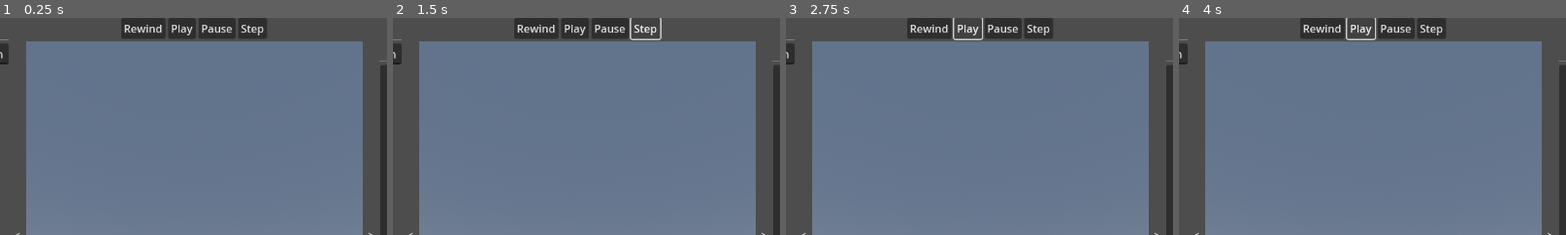
Above: before the commit, frames 1-4 (left to right).
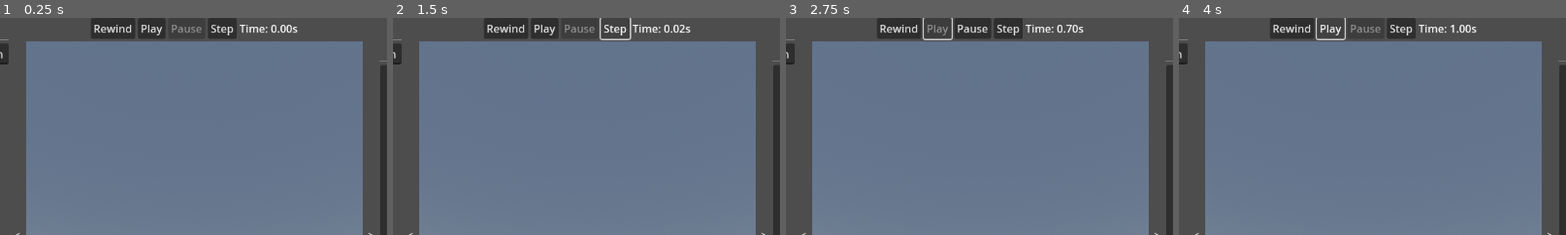
Above: after the commit, the same moments.

Repository: the-user-created/FERS_UI
Game: Godot game, scene res://scenes/main.tscn
Same seed, same stepped clock (60 frames per second), same inputs: the game is played once before the commit and once after it.
Inputs:
- Up to frame 1 (0.25 s): no input
- Up to frame 2 (1.5 s): click "Rewind" at 0.5 s; click "Step" at 1.25 s
- Up to frame 3 (2.75 s): click "Play" at 2 s
- Up to frame 4 (4 s): click "Pause" at 2.75 s; click "Play" at 3.5 s
The pictures show only the part of the screen within x 25-75%, y 0-50%; the shares and areas given below are measured in that part.

The runs differ from the first frame. In frame 1, 2.2% of the frame differs, in the area x 23-77%, y 0-10%; in frame 2, 1.9%; in frame 3, 2.4%; in frame 4, 2.4%, in the area x 23-77%, y 0-11%.

Commit message:
feat: implement basic animation of platform motion paths

Diff:
--- a/scenes/main.tscn
+++ b/scenes/main.tscn
@@ -46,20 +46,29 @@
 alignment = 1
 
 [node name="rewind_button" type="Button" parent="main_layout/middle_view_container/playback_controls"]
+unique_name_in_owner = true
 layout_mode = 2
 text = "Rewind"
 
 [node name="play_button" type="Button" parent="main_layout/middle_view_container/playback_controls"]
+unique_name_in_owner = true
 layout_mode = 2
 text = "Play"
 
 [node name="pause_button" type="Button" parent="main_layout/middle_view_container/playback_controls"]
+unique_name_in_owner = true
 layout_mode = 2
 text = "Pause"
 
 [node name="step_button" type="Button" parent="main_layout/middle_view_container/playback_controls"]
+unique_name_in_owner = true
 layout_mode = 2
 text = "Step"
+
+[node name="time_label" type="Label" parent="main_layout/middle_view_container/playback_controls"]
+unique_name_in_owner = true
+layout_mode = 2
+text = "Time: 0.00s"
 
 [node name="world_3d_view" parent="main_layout/middle_view_container" instance=ExtResource("3_r0du0")]
 unique_name_in_owner = true
--- a/scripts/data/simulation_data.gd
+++ b/scripts/data/simulation_data.gd
@@ -13,10 +13,17 @@
 signal property_preview_updated(element_id: String, property_key: String, new_value: Variant)
 ## Emitted when a new element is selected in the UI. The payload is the element's ID.
 signal element_selected(element_id: String)
+## Emitted when the simulation time is updated during playback.
+signal simulation_time_updated(new_time: float)
+## Emitted when playback starts or stops.
+signal playback_state_changed(is_playing: bool)
 # The single source of truth for all data.
 var _simulation_elements_data: Dictionary = {}
 # The ID of the currently selected element.
 var _selected_element_id: String = ""
+# --- Playback State ---
+var simulation_time: float = 0.0
+var is_playing: bool = false
 
 var _id_counters: Dictionary = {
 	"platform": 0,
@@ -43,6 +50,17 @@
 	}
 
 
+func _process(delta: float) -> void:
+	if is_playing:
+		var end_time: float = get_element_data("sim_params").get("end_time", 1.0)
+		simulation_time += delta
+		if simulation_time >= end_time:
+			simulation_time = end_time
+			pause() # Stop playback at the end
+
+		emit_signal("simulation_time_updated", simulation_time)
+
+
 # --- Public API for Data Manipulation ---
 func create_new_element(element_type: String) -> void:
 	if not _id_counters.has(element_type):
@@ -55,7 +73,7 @@
 	var new_element_id: String = "%s_%d" % [element_type, new_id_num]
 	var new_element_name: String = "%s_%d" % [element_type.capitalize(), new_id_num]
 
-	# Get default data (this was already well-designed)
+	# Get default data
 	var new_data_entry: Dictionary = ElementDefaults.getDefaultData(element_type, new_element_name, new_element_id)
 	if new_data_entry.is_empty():
 		printerr("SimulationData: Failed to get default data for element type: ", element_type)
@@ -138,6 +156,36 @@
 		emit_signal("element_selected", _selected_element_id)
 
 
+# --- Public API for Playback Control ---
+func play() -> void:
+	var end_time: float = get_element_data("sim_params").get("end_time", 1.0)
+	# If playback is at the end, rewind before playing.
+	if simulation_time >= end_time:
+		rewind()
+
+	is_playing = true
+	emit_signal("playback_state_changed", is_playing)
+
+
+func pause() -> void:
+	is_playing = false
+	emit_signal("playback_state_changed", is_playing)
+
+
+func rewind() -> void:
+	pause()
+	var start_time: float = get_element_data("sim_params").get("start_time", 0.0)
+	simulation_time = start_time
+	emit_signal("simulation_time_updated", simulation_time)
+
+
+func step() -> void:
+	pause()
+	var end_time: float = get_element_data("sim_params").get("end_time", 1.0)
+	simulation_time = min(simulation_time + (1.0 / 60.0), end_time)
+	emit_signal("simulation_time_updated", simulation_time)
+
+
 # --- Public API for Data Access ---
 func get_element_data(element_id: String) -> Dictionary:
 	return _simulation_elements_data.get(element_id, {}).duplicate(true)
--- a/scripts/main.gd
+++ b/scripts/main.gd
@@ -11,11 +11,20 @@
 @onready var toggle_left_sidebar_button: Button = %toggle_left_sidebar_button
 @onready var toggle_right_sidebar_button: Button = %toggle_right_sidebar_button
 @onready var world_3d_view: World3DView = %world_3d_view
+@onready var rewind_button: Button = %rewind_button
+@onready var play_button: Button = %play_button
+@onready var pause_button: Button = %pause_button
+@onready var step_button: Button = %step_button
+@onready var time_label: Label = %time_label
 
 
 # --- GODOT VIRTUAL METHODS ---
 func _ready() -> void:
 	# Connect local UI interaction signals
+	rewind_button.pressed.connect(SimData.rewind)
+	play_button.pressed.connect(SimData.play)
+	pause_button.pressed.connect(SimData.pause)
+	step_button.pressed.connect(SimData.step)
 	toggle_left_sidebar_button.pressed.connect(_on_toggle_left_sidebar_button_pressed)
 	toggle_right_sidebar_button.pressed.connect(_on_toggle_right_sidebar_button_pressed)
 	right_sidebar.camera_focus_requested.connect(_on_camera_focus_requested)
@@ -23,6 +32,12 @@
 	# Set initial UI state
 	toggle_left_sidebar_button.text = "<" if left_sidebar.visible else ">"
 	toggle_right_sidebar_button.text = ">" if right_sidebar.visible else "<"
+	_on_playback_state_changed(SimData.is_playing)
+	_on_simulation_time_updated(SimData.simulation_time)
+
+	# Connect to SimData signals for playback UI
+	SimData.playback_state_changed.connect(_on_playback_state_changed)
+	SimData.simulation_time_updated.connect(_on_simulation_time_updated)
 
 	# Select default item. RightSidebar listens to SimulationData and will populate itself.
 	SimData.call_deferred("set_selected_element_id", "sim_name")
@@ -39,6 +54,15 @@
 
 func _on_camera_focus_requested(element_id: String) -> void:
 	world_3d_view.focus_on_element(element_id)
+
+
+func _on_playback_state_changed(is_playing: bool) -> void:
+	play_button.disabled = is_playing
+	pause_button.disabled = not is_playing
+
+
+func _on_simulation_time_updated(new_time: float) -> void:
+	time_label.text = "Time: %.2fs" % new_time
 
 
 # --- PRIVATE HELPER METHODS ---
--- a/scripts/views/world_3d_view.gd
+++ b/scripts/views/world_3d_view.gd
@@ -18,18 +18,25 @@
 var _camera_pitch: float = deg_to_rad(20.0) # Rotation around X-axis
 var _is_rotating: bool = false
 var _is_panning: bool = false
+var _cubic_dd_cache: Dictionary = {}
 
 
 func _ready() -> void:
 	stretch = true
 
 	# Connect to the global data store to react to data changes.
+	SimData.simulation_time_updated.connect(_update_all_platform_positions)
 	SimData.element_added.connect(_on_simulation_data_element_added)
 	SimData.element_updated.connect(_on_simulation_data_element_updated)
 	SimData.element_removed.connect(remove_platform_visualization)
 	SimData.property_preview_updated.connect(_on_simulation_data_property_preview_updated)
 
-	# Populate view with any pre-existing data (e.g. from a loaded file)
+	# Populate view with any pre-existing data (e.g. from a loaded file).
+	# `call_deferred` ensures the scene tree is fully ready.
+	call_deferred("_populate_and_position_initial_platforms")
+
+
+func _populate_and_position_initial_platforms() -> void:
 	var existing_platforms := SimData.get_elements_by_type("platform")
 	for platform_data in existing_platforms:
 		add_platform_visualization(platform_data)
@@ -43,6 +50,8 @@
 
 func _on_simulation_data_element_updated(element_id: String, element_data: Dictionary) -> void:
 	if element_data.type == "platform":
+		if _cubic_dd_cache.has(element_id):
+			_cubic_dd_cache.erase(element_id)
 		# This handles both position changes and other property updates.
 		update_platform_visualization_properties(element_id, element_data)
 
@@ -89,19 +98,12 @@
 
 	world_3d_root.add_child(platform_3d_vis_root)
 	update_platform_visualization_properties(element_id, platform_data)
+	_update_all_platform_positions(SimData.simulation_time)
 
 
 func update_platform_visualization_properties(element_id: String, platform_data: Dictionary) -> void:
 	var platform_node: Node3D = world_3d_root.get_node_or_null(element_id) as Node3D
 	if platform_node:
-		# Update position
-		var motion_path: Dictionary = platform_data.get("motion_path", {})
-		if motion_path.is_empty() or not motion_path.has("waypoints") or (motion_path.waypoints as Array).is_empty():
-			platform_node.position = Vector3.ZERO
-		else:
-			var first_waypoint: Dictionary = (motion_path.waypoints as Array)[0]
-			platform_node.position = _get_pos_from_waypoint(first_waypoint)
-
 		# Update color
 		var sphere := platform_node.get_node_or_null("Sphere") as CSGSphere3D
 		if sphere:
@@ -115,7 +117,7 @@
 			label.text = platform_data.get("name", "Unnamed")
 
 		# Update motion path visualization
-		_update_motion_path_visualization(platform_node, platform_data)
+		_update_motion_path_visualization(element_id, platform_data)
 	else:
 		printerr("World3DView: Platform 3D node '", element_id, "' not found for update.")
 
@@ -125,11 +127,45 @@
 	if platform_node:
 		platform_node.queue_free()
 
+	var path_node_name := "MotionPath_%s" % element_id
+	var path_node: Node3D = world_3d_root.get_node_or_null(path_node_name)
+	if path_node:
+		path_node.queue_free()
+
+	if _cubic_dd_cache.has(element_id):
+		_cubic_dd_cache.erase(element_id)
+
+
+func _update_all_platform_positions(time: float) -> void:
+	for node in world_3d_root.get_children():
+		if node is Node3D and node.name.begins_with("platform_"):
+			var element_id: String = node.name
+			var platform_data: Dictionary = SimData.get_element_data(element_id)
+			if platform_data.is_empty(): continue
+
+			var motion_path_data: Dictionary = platform_data.get("motion_path", {})
+			var waypoints: Array = motion_path_data.get("waypoints", [])
+			var interp_type: String = motion_path_data.get("interpolation", "static")
+
+			if waypoints.is_empty():
+				node.position = Vector3.ZERO
+				continue
+
+			var new_pos := Vector3.ZERO
+			match interp_type:
+				"static": new_pos = _get_pos_from_waypoint(waypoints[0])
+				"linear": new_pos = _get_position_linear(time, waypoints)
+				"cubic":
+					var dd := _get_or_calculate_cubic_dd(element_id, waypoints)
+					if not dd.is_empty():
+						new_pos = _get_position_cubic(time, waypoints, dd)
+			node.position = new_pos
+
 
 # --- Motion Path Visualization ---
-func _update_motion_path_visualization(platform_node: Node3D, platform_data: Dictionary) -> void:
-	var path_node_name := "MotionPath"
-	var path_node: Node3D = platform_node.get_node_or_null(path_node_name)
+func _update_motion_path_visualization(element_id: String, platform_data: Dictionary) -> void:
+	var path_node_name := "MotionPath_%s" % element_id
+	var path_node: Node3D = world_3d_root.get_node_or_null(path_node_name)
 
 	var motion_path_data: Dictionary = platform_data.get("motion_path", {})
 	var waypoints: Array = motion_path_data.get("waypoints", [])
@@ -145,7 +181,7 @@
 	if not path_node:
 		path_node = Node3D.new()
 		path_node.name = path_node_name
-		platform_node.add_child(path_node)
+		world_3d_root.add_child(path_node)
 	else:
 		for child in path_node.get_children():
 			child.queue_free()
@@ -162,7 +198,7 @@
 
 	var dd: Array[Vector3] = []
 	if interpolation_type == "cubic":
-		dd = _finalize_cubic(waypoints)
+		dd = _get_or_calculate_cubic_dd(element_id, waypoints)
 		if dd.is_empty(): # Fallback to linear if cubic calculation fails
 			interpolation_type = "linear"
 
@@ -186,8 +222,8 @@
 	imm_mesh.surface_begin(Mesh.PRIMITIVE_LINES)
 	# Draw dotted line by skipping every other segment
 	for i in range(0, path_points.size() - 1, 2):
-		imm_mesh.surface_add_vertex(path_points[i] - platform_node.position)
-		imm_mesh.surface_add_vertex(path_points[i+1] - platform_node.position)
+		imm_mesh.surface_add_vertex(path_points[i])
+		imm_mesh.surface_add_vertex(path_points[i+1])
 	imm_mesh.surface_end()
 	mesh_inst.mesh = imm_mesh
 	path_node.add_child(mesh_inst)
@@ -202,7 +238,7 @@
 		label.outline_size = 6
 		label.outline_modulate = Color.BLACK
 		label.billboard = BaseMaterial3D.BILLBOARD_ENABLED
-		label.position = wp_pos - platform_node.position # Position relative to platform node
+		label.position = wp_pos
 		path_node.add_child(label)
 
 
@@ -266,6 +302,16 @@
 	var d: float = (b*b*b - b) * iws_6
 
 	return _get_pos_from_waypoint(p_left) * a + _get_pos_from_waypoint(p_right) * b + dd[xli_idx] * c + dd[xrp_idx] * d
+
+
+func _get_or_calculate_cubic_dd(element_id: String, waypoints: Array) -> Array:
+	if _cubic_dd_cache.has(element_id):
+		return _cubic_dd_cache[element_id]
+
+	var dd: Array[Vector3] = _finalize_cubic(waypoints)
+	if not dd.is_empty():
+		_cubic_dd_cache[element_id] = dd
+	return dd
 
 
 func _safe_vec_div(numerator: Vector3, denominator: Vector3) -> Vector3:
